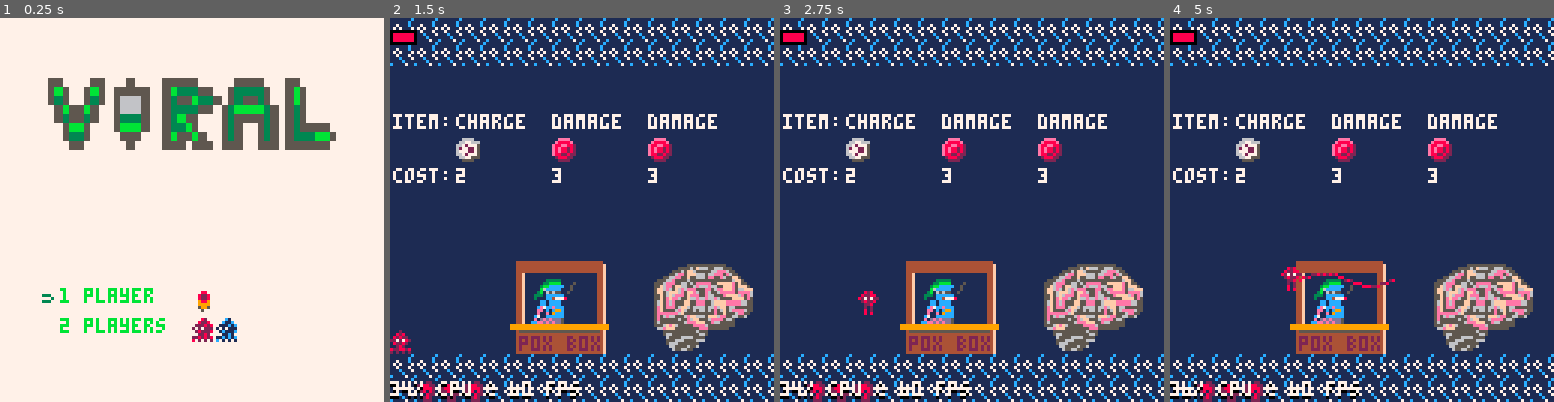
Above: before the commit, frames 1-4 (left to right).
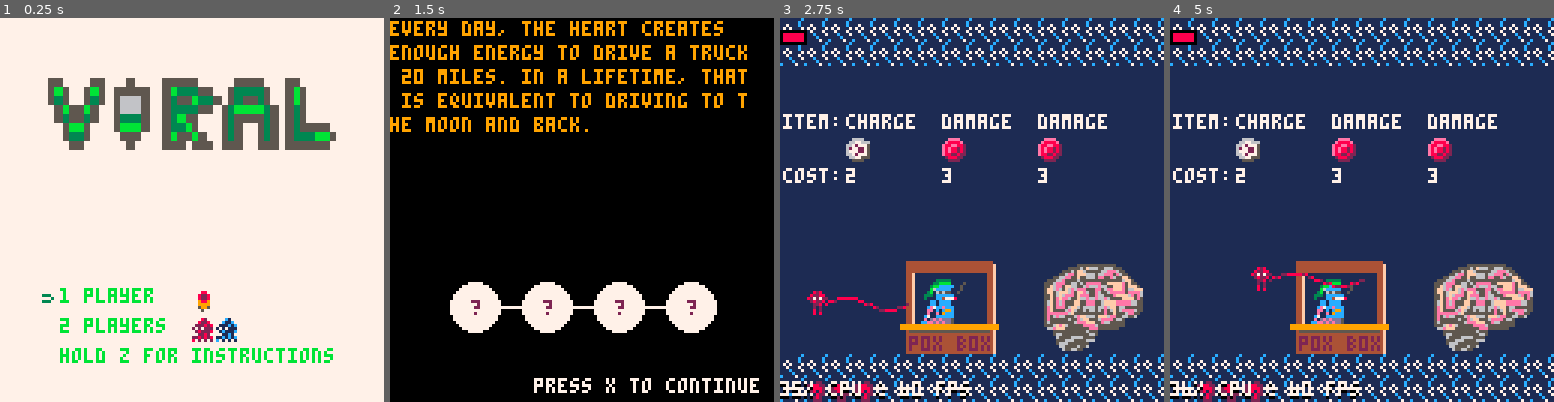
Above: after the commit, the same moments.

Repository: Von-dy/Game_Design_Final_Project
Game: PICO-8 cartridge boxes.p8
Same seed, same stepped clock (60 frames per second), same inputs: the game is played once before the commit and once after it.
Inputs:
- Up to frame 1 (0.25 s): no input
- Up to frame 2 (1.5 s): tap X (X key) at 0.33, 1.07 s; tap O (Z key) at 0.7 s
- Up to frame 3 (2.75 s): hold Right 1.6-2.1 s; tap O (Z key) at 1.7, 2.1, 2.5 s; tap X (X key) at 1.85 s; hold Up 2.15-2.42 s; hold Right from 2.47 s (still down)
- Up to frame 4 (5 s): tap O (Z key) every 0.4 s from 2.9 to 4.9 s; tap X (X key) at 2.97, 4.08 s; release Right at 3.03 s; hold Left 3.08-3.58 s; hold Down 3.63-3.97 s; hold Right 4.02-4.68 s; hold Up from 4.73 s (still down)

The runs differ from the first frame. In frame 1, 1.1% of the frame differs, in the area x 15-87%, y 85-90%; in frame 2, 99%, in the area x 0-100%, y 0-100%; in frame 3, 0.5%; in frame 4, 0.7%.

Commit message:
instructions page

Diff:
--- a/boxes.p8
+++ b/boxes.p8
@@ -674,14 +674,19 @@
   end
  end
  if game.menu==0 then
-  if btnp(4) or btnp(5) then
+  if btnp(5) then
    add(players,init_player(0))
    if game.menuchoice>0 then add(players,init_player(1)) end
    players[1].menuselect=0
    game.menu=2
   end
+  instructions = false
+  if btn(4) then --hold it
+    instructions = true
+    --draw instructions window
+  end
  elseif game.menu==2 then
-  if btnp(4) or btnp(5) then
+  if btnp(5) then
    if game.menuchoice==0 then game.difficulty=0 else game.difficulty=1 end
    game.ready_count=0
    game.state=2
@@ -1494,6 +1499,7 @@
  elseif game.state==4 then
   draw_menu()
  end
+ draw_instructions()
 end
 
 function draw_bullets()
@@ -1533,6 +1539,7 @@
   sspr(56,0,40,8,16,20,96,24)
   print("1 player",20,90,11)
   print("2 players",20,100)
+  print("hold z for instructions",20,110)
   if game.menuchoice==0 then sely=89 spr(17, 64, 90) spr(1, 64, 100) spr(33, 72, 100) else sely=99 spr(1, 64, 90) spr(17, 64, 100) spr(49, 72, 100) end
   spr(41,12,sely)
 
@@ -1553,6 +1560,14 @@
   print("viral",40,60)
   if game.menuchoice==0 then sely=48 else sely=58 end
   spr(41,30,sely)
+ end
+end
+
+function draw_instructions()
+ if instructions == true then
+   rect(4,4,123,123,11)
+   rectfill(10,10,118,118,7)
+   print("player one:",20,20,12)
  end
 end
 
